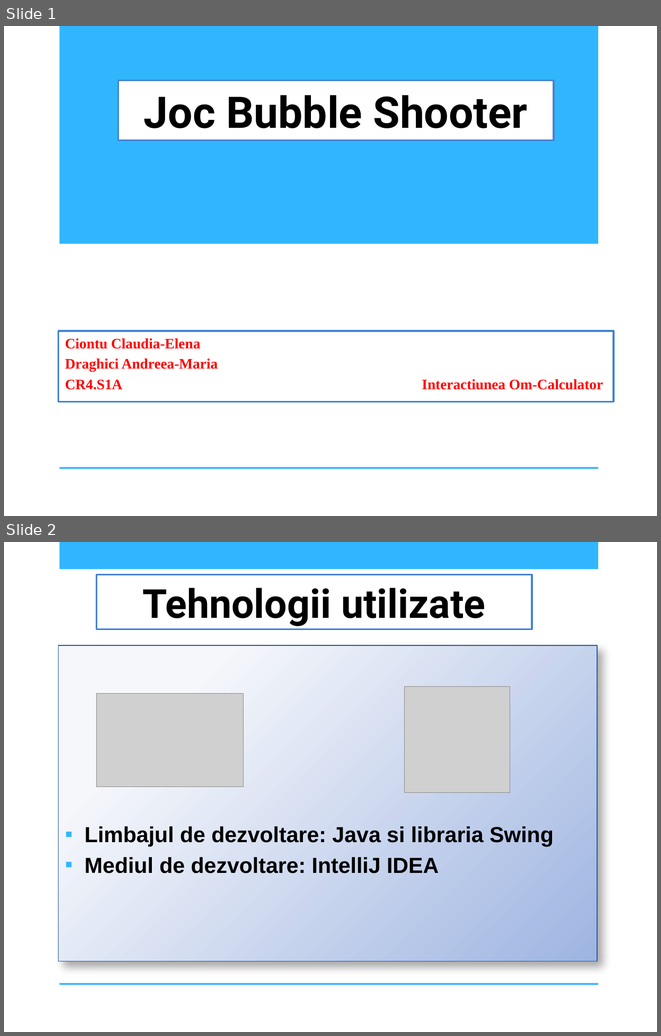
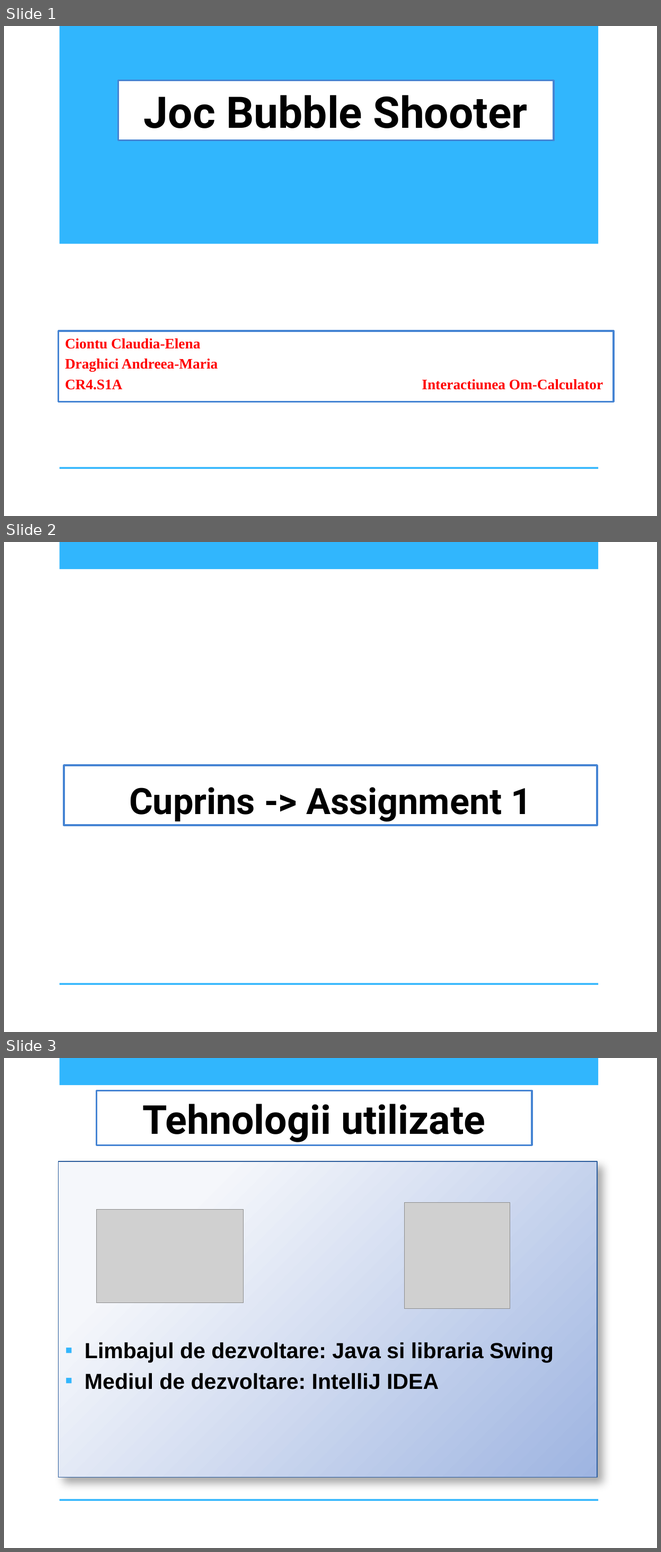
Before and after one commit to AndreeaDraghici/Bubble-Shooter-Game, a slide deck: docs/IOC_PrezentareBubbleShooter_DraghiciCiontu_CR4S1A.pptx. Shown one above the other, each under a label of ours: slides 1 and 2 before the commit, slides 1, 2 and 3 after it. The pictures are 661x1036 and 661x1552 pixels, drawn with LibreOffice and Linux fonts; fonts in the diff are those of the drawing; grey boxes stand for pictures; background and template pictures are left out. Boxes give left, top, right and bottom in pixels: in the first picture for what was removed or moved away, otherwise in the second. Text is boxed around its words. In the diff, an @@ line names an element or a change of style, - is before the commit and + after.

```diff
--- a/docs/IOC_PrezentareBubbleShooter_DraghiciCiontu_CR4S1A.pptx
+++ b/docs/IOC_PrezentareBubbleShooter_DraghiciCiontu_CR4S1A.pptx
@@ slide 2 added at <box>4,542,657,1032</box>, background picture (left out); not listed: 2 template elements that a slide beside it also shows @@
@@ title added at <box>64,765,598,826</box>, fill #FFFFFF, outline #4584D3 2 pt, 40 pt, text #000000, bold @@
+Cuprins -> Assignment 1
@@ what was slide 2 is now slide 3 @@
```
Also in this commit, not shown: 5 other slides added, 13 other files.
